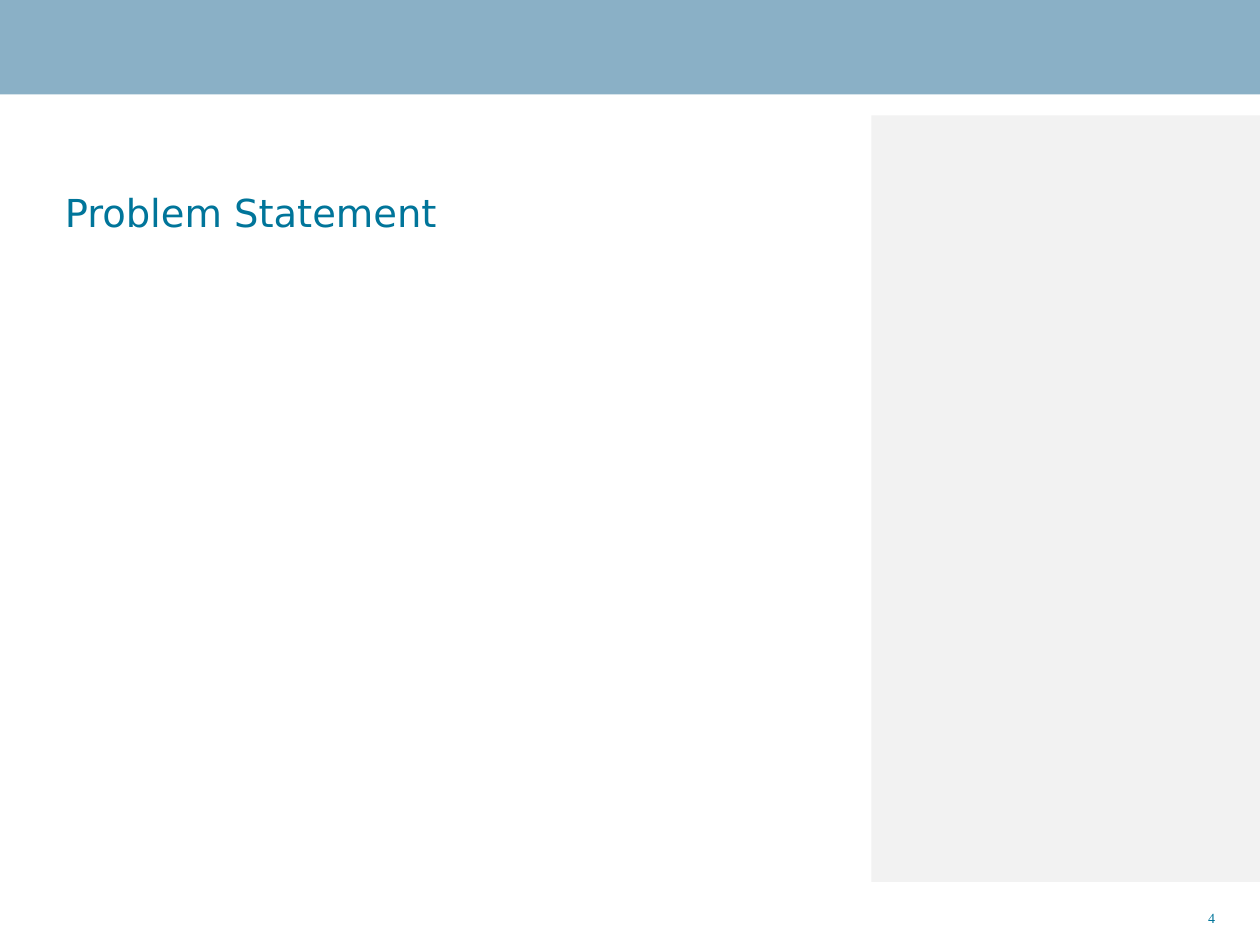
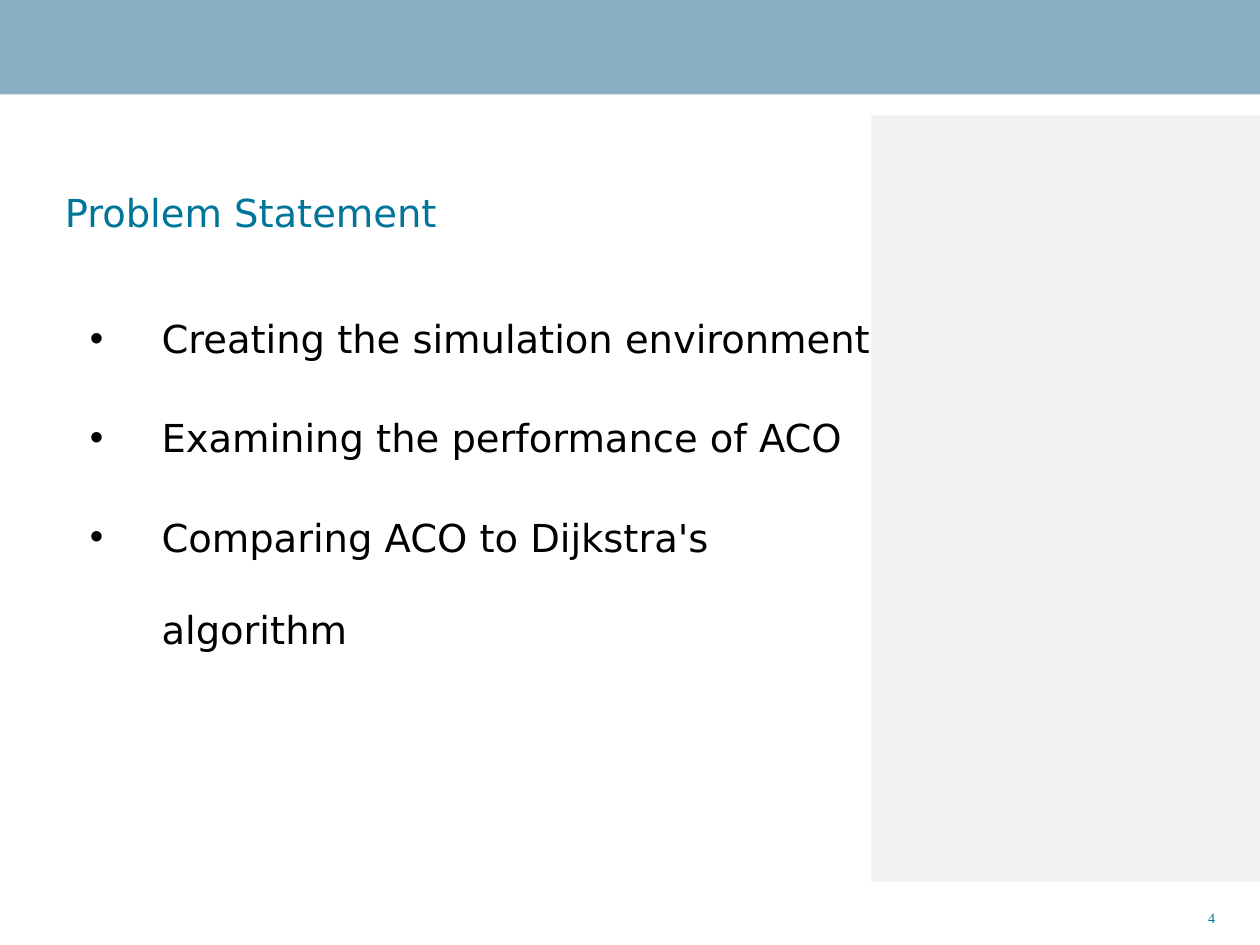
Before and after one commit to Danidude/Master-Thesis, a slide deck: slide 4 of Report/IKT 590 Master Thesis.ppt. Drawn at 1260x945 pixels with LibreOffice and Linux fonts; fonts in the diff are those of the drawing; background and template pictures are left out. Boxes give left, top, right and bottom in pixels: in the first picture for what was removed or moved away, otherwise in the second. Text is boxed around its words. In the diff, an @@ line names an element or a change of style, - is before the commit and + after.

Commit message:
Wrote slide 4

```diff
--- a/Report/IKT 590 Master Thesis.ppt
+++ b/Report/IKT 590 Master Thesis.ppt
@@ text added at (162, 323, 870, 652), 22 pt, text #000000 @@
+• Creating the simulation environment
+• Examining the performance of ACO
+• Comparing ACO to Dijkstra's algorithm
```
